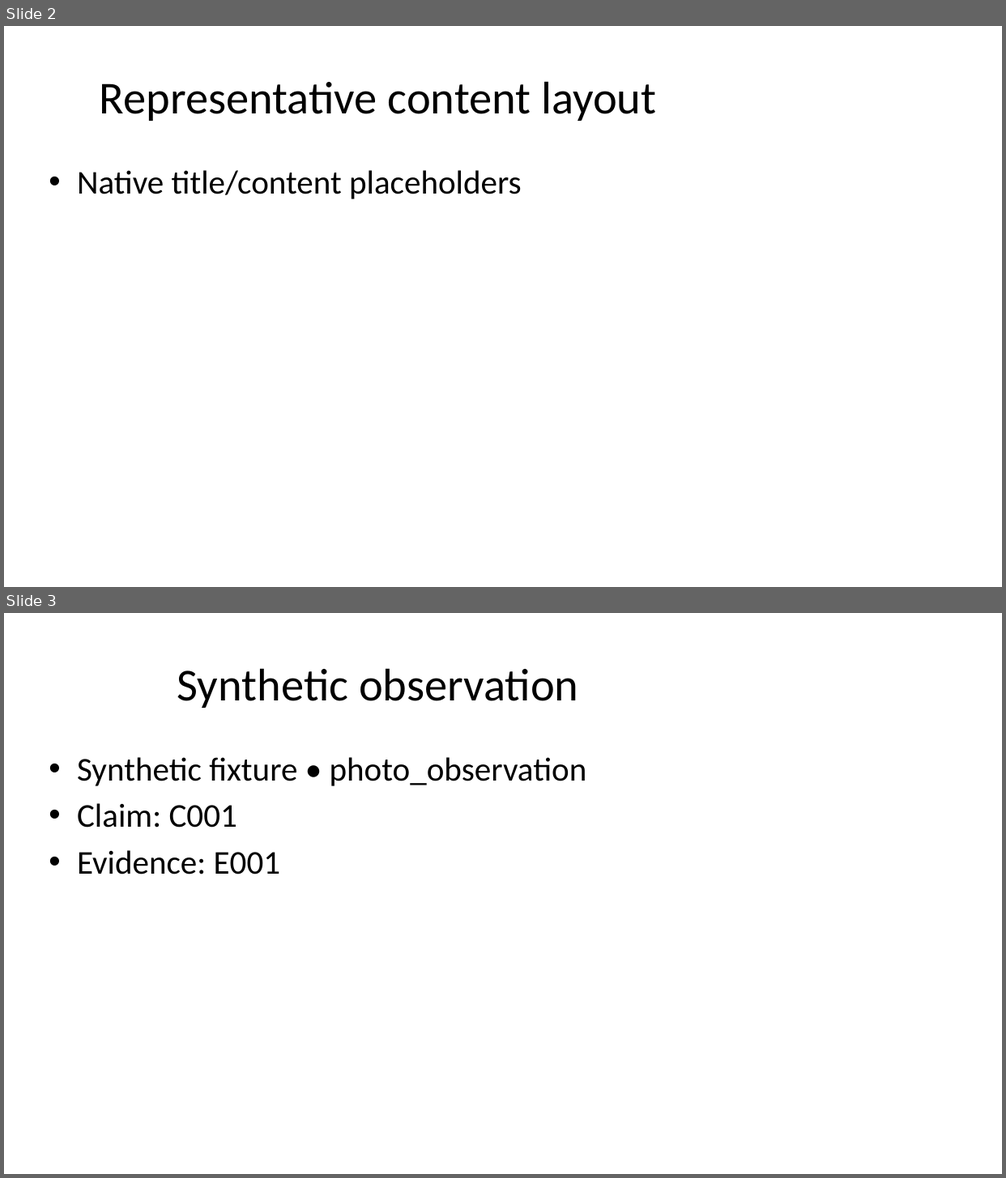
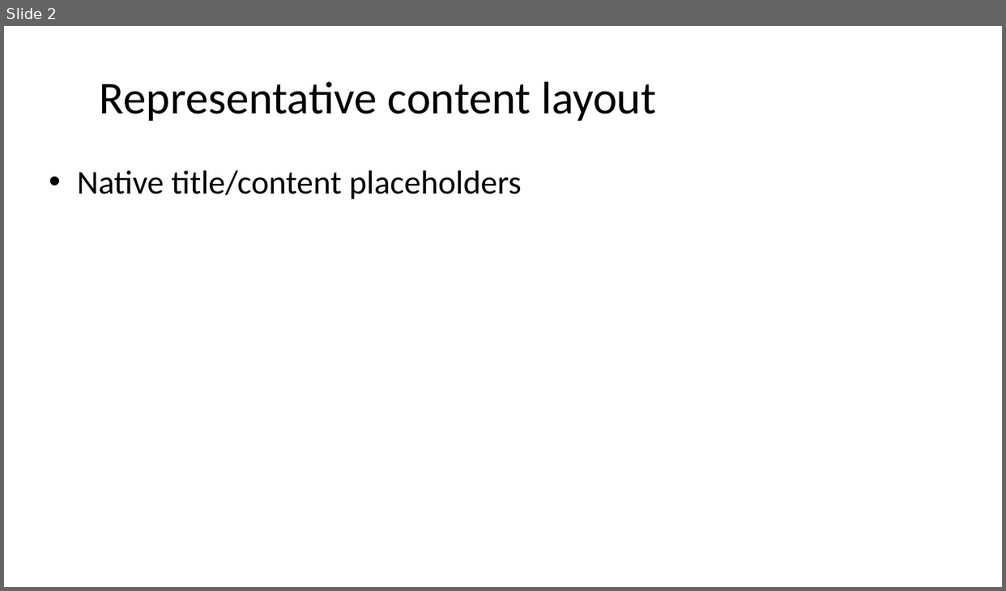
Before and after one commit to Gary0915/AI-Research-SKILLs, a slide deck: thesis-deck-system/artifacts/phase1/master_revised_build.pptx. Shown one above the other, each under a label of ours: slides 2 and 3 before the commit, slide 2 after it. The pictures are 1006x1178 and 1006x591 pixels, drawn with LibreOffice and Linux fonts; fonts in the diff are those of the drawing. Boxes give left, top, right and bottom in pixels: in the first picture for what was removed or moved away, otherwise in the second. Text is boxed around its words. In the diff, an @@ line names an element or a change of style, - is before the commit and + after.

```diff
--- a/thesis-deck-system/artifacts/phase1/master_revised_build.pptx
+++ b/thesis-deck-system/artifacts/phase1/master_revised_build.pptx
@@ slide 3 removed at (x1=4, y1=613, x2=1002, y2=1174), background #FFFFFF @@
@@ title removed at (x1=177, y1=668, x2=579, y2=708) @@
-Synthetic observation
@@ text removed at (x1=77, y1=757, x2=587, y2=875) @@
-• Synthetic fixture • photo_observation
-• Claim: C001
-• Evidence: E001
```
Also in this commit, not shown: 2 slides added, 1 other slide removed, 48 other files.
